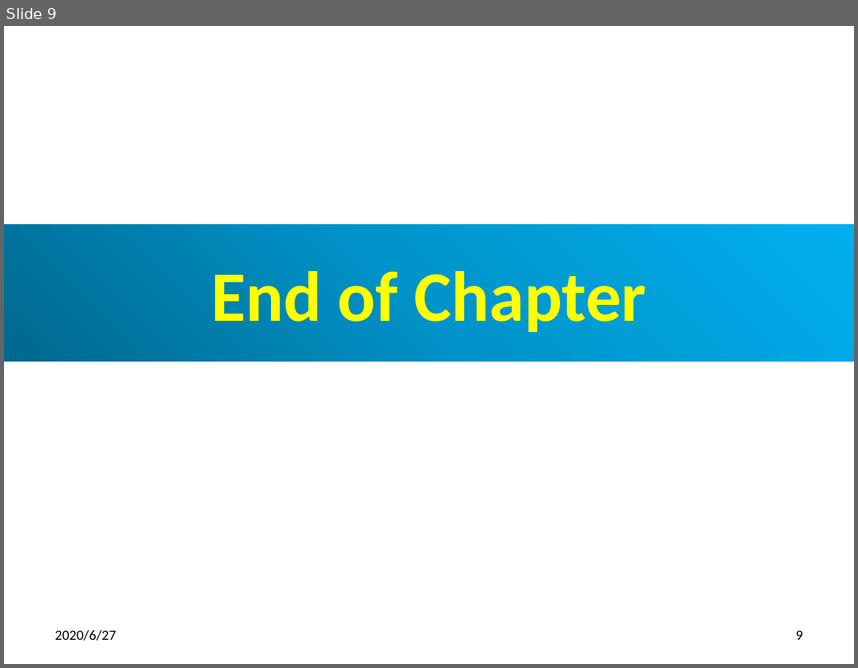
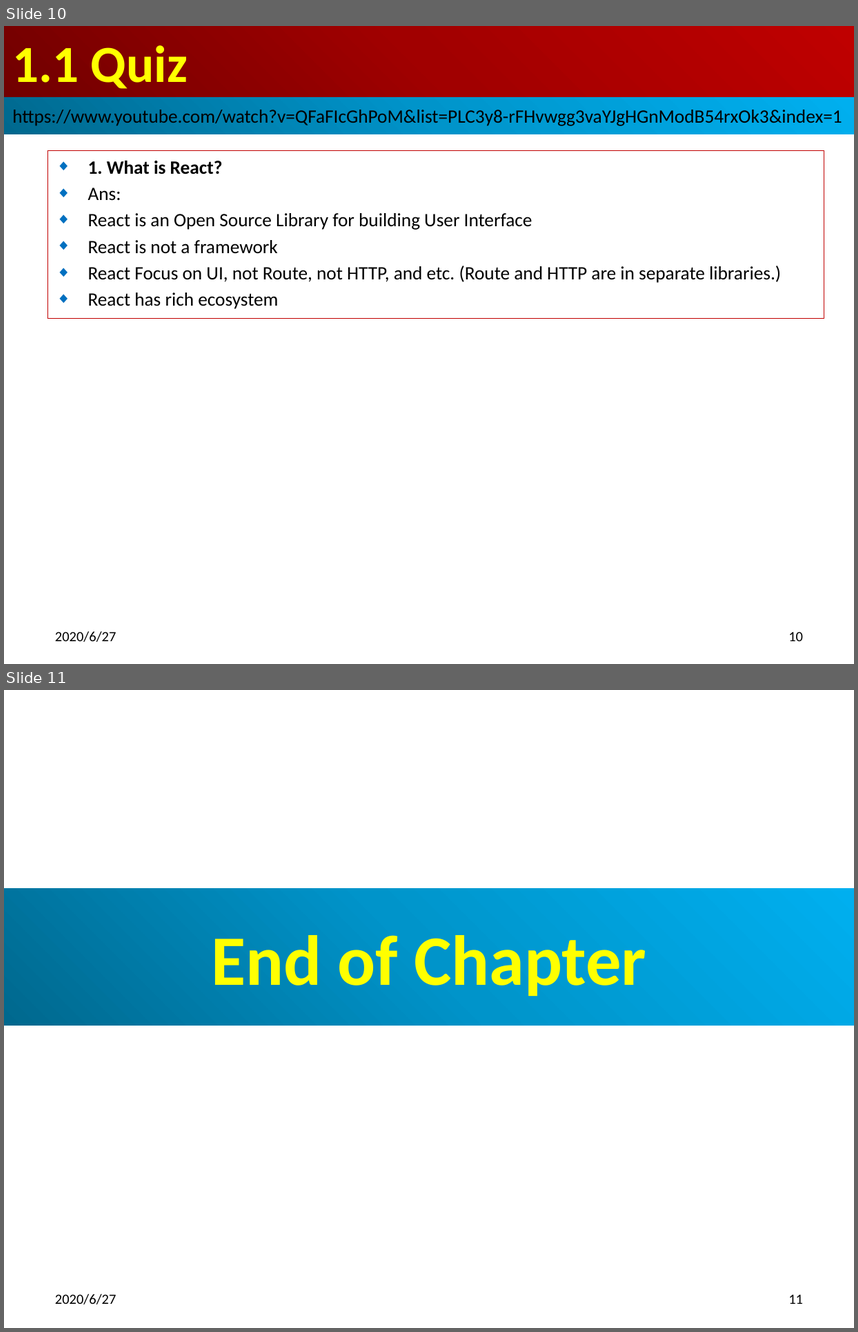
Before and after one commit to peterhchen/800-React-Hook, a slide deck: 01_Intro.pptx. Shown one above the other, each under a label of ours: slide 9 before the commit, slides 10 and 11 after it. The pictures are 858x668 and 858x1332 pixels, drawn with LibreOffice and Linux fonts; fonts in the diff are those of the drawing. Boxes give left, top, right and bottom in pixels: in the first picture for what was removed or moved away, otherwise in the second. Text is boxed around its words. In the diff, an @@ line names an element or a change of style, - is before the commit and + after.

Commit message:
Add QUiz

```diff
--- a/01_Intro.pptx
+++ b/01_Intro.pptx
@@ slide 10 added at (4,26,854,664), background #FFFFFF @@
@@ title added at (4,26,854,97), fill gradient #720000 to #A20000 to #C00000, 44 pt, text #FFFF00, bold @@
+1.1 Quiz
@@ rectangle added at (4,97,854,135), fill gradient #00688E to #0094CA to #00B0F0, 16 pt, text #000000 @@
+https://www.youtube.com/watch?v=QFaFIcGhPoM&list=PLC3y8-rFHvwgg3vaYJgHGnModB54rxOk3&index=1
@@ subtitle added at (47,151,824,319), outline #C00000 0.75 pt, 16 pt, text #000000 @@
+◆ 1. What is React?
+◆ Ans:
+◆ React is an Open Source Library for building User Interface
+◆ React is not a framework
+◆ React Focus on UI, not Route, not HTTP, and etc. (Route and HTTP are in separate libraries.)
+◆ React has rich ecosystem
@@ text added at (55,630,116,641), 12 pt, text #000000 @@
+2020/6/27
@@ page number added at (789,631,803,641), 12 pt, text #000000 @@
+10
@@ what was slide 9 is now slide 11 @@
@@ page number at (789,1294,803,1303): text changed @@
-9
+11
```
Also in this commit, not shown: 1 slide changed, 1 other slide added.
